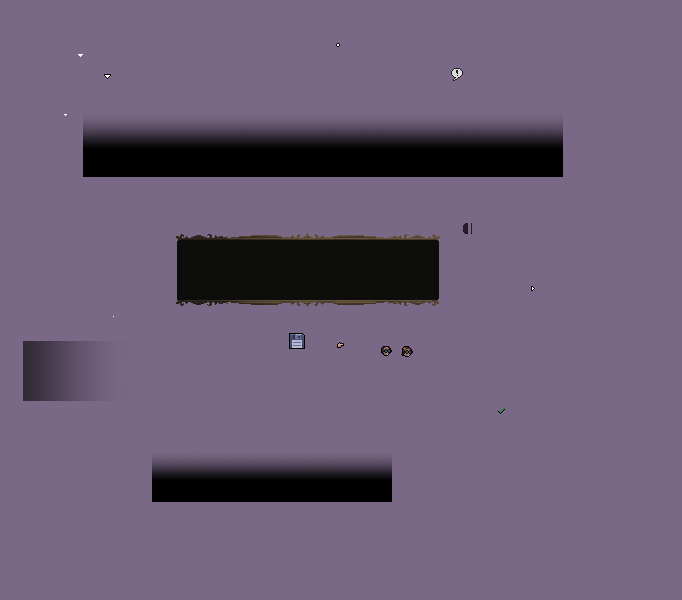
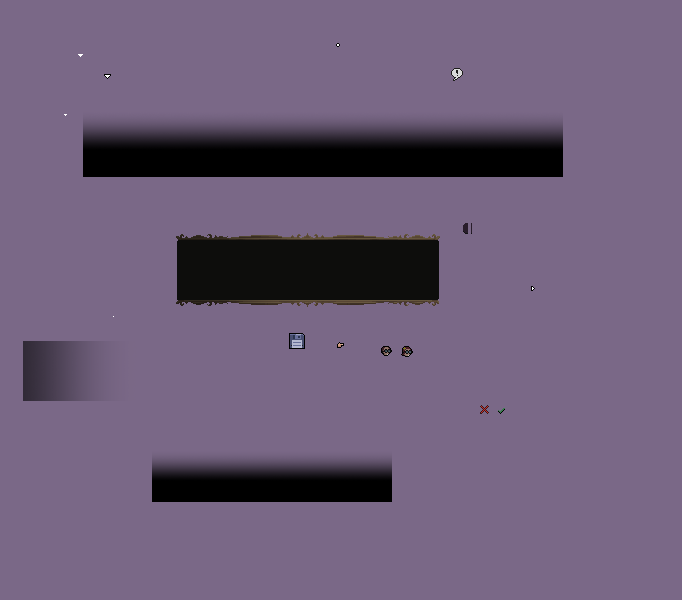
Layers edited between the first and the second w=682, h=600 image:
added layer "ProhibitionIcon.png" above "CheckMark.png" over [480, 405, 489, 414]
